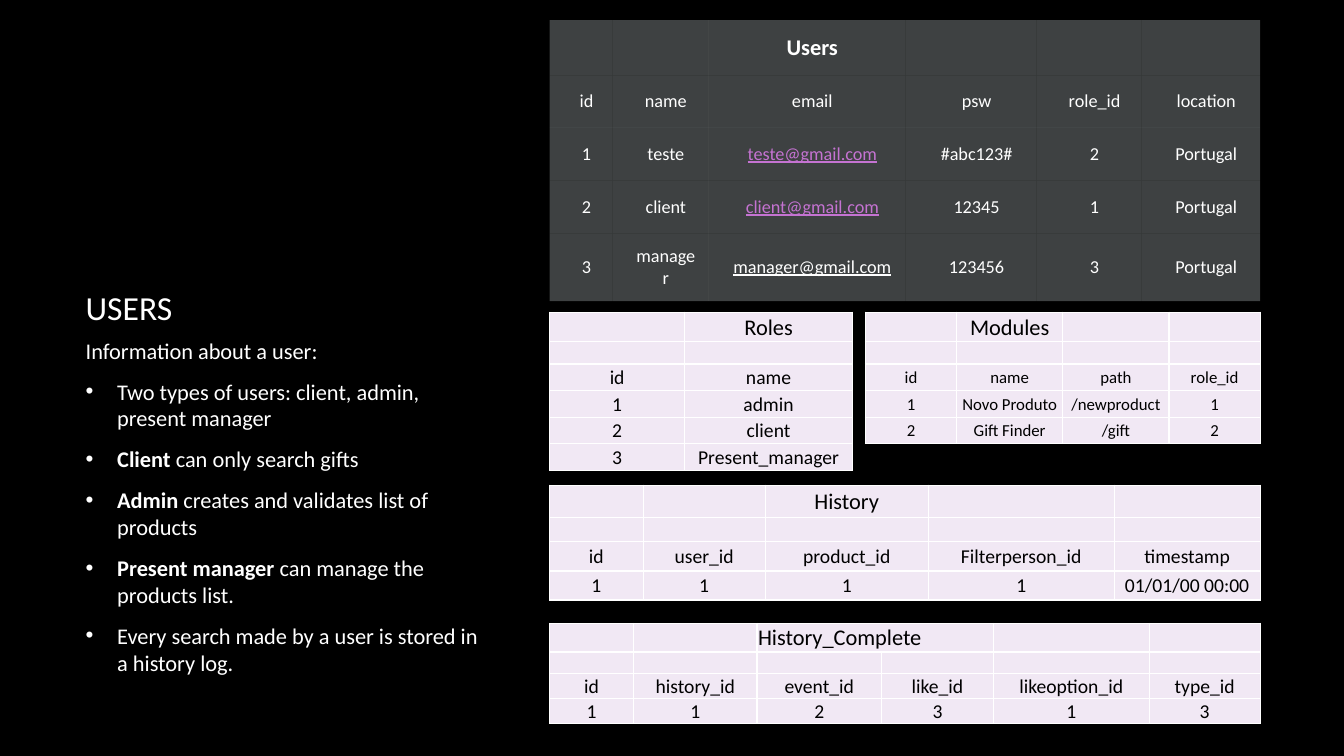
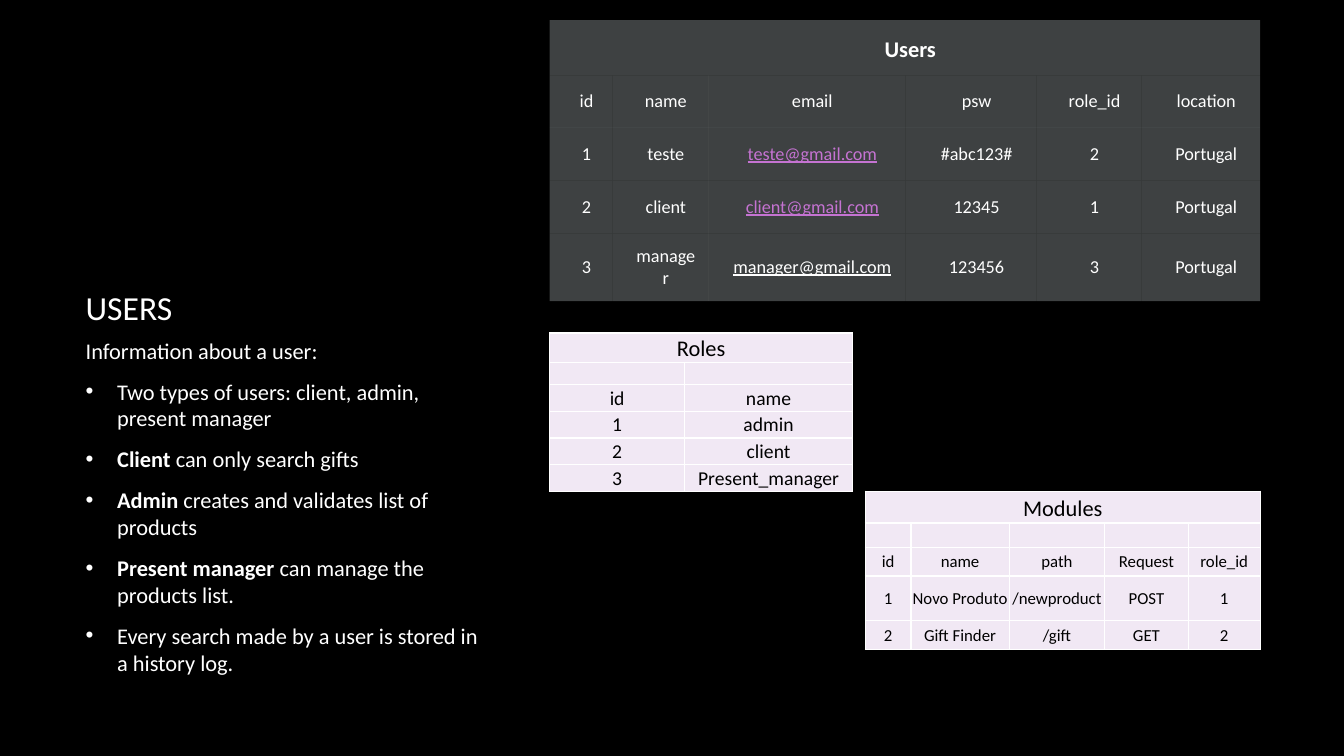
Before and after one commit to lmaia-22/gift_finder, a slide deck: slide 5 of DOCS/gift-finder.pptx. Drawn at 1344x756 pixels with LibreOffice and Linux fonts; fonts in the diff are those of the drawing; background and template pictures are left out. Boxes give left, top, right and bottom in pixels: in the first picture for what was removed or moved away, otherwise in the second. Text is boxed around its words. In the diff, an @@ line names an element or a change of style, - is before the commit and + after.

```diff
--- a/DOCS/gift-finder.pptx
+++ b/DOCS/gift-finder.pptx
@@ table at bbox=[549, 20, 1261, 300] @@
-row 1, column 1: 
+row 1, column 1: Users
-row 1, column 3: Users
+row 1, column 3: 
@@ table at bbox=[549, 333, 853, 493] @@
-row 1, column 1: 
+row 1, column 1: Roles
-row 1, column 2: Roles
+row 1, column 2: 
@@ table: place and size @@
-table at bbox=[549, 313, 853, 472]
+table at bbox=[549, 333, 853, 493]
@@ table removed at bbox=[549, 485, 1261, 600], 4 rows, 5 columns @@
- |  | History |  | 
- |  |  |  | 
-id | user_id | product_id | Filterperson_id | timestamp
-1 | 1 | 1 | 1 | 01/01/00 00:00
@@ table at bbox=[866, 491, 1261, 649] @@
-column 1, row 1: 
+column 1, row 1: Modules
-column 2, row 1: Modules
+column 2, row 1: 
+column 4:  |  | Request | POST | GET
@@ table: place and size @@
-table at bbox=[866, 313, 1259, 445]
+table at bbox=[866, 491, 1261, 649]
@@ table removed at bbox=[549, 624, 1260, 723], 4 rows, 6 columns @@
- |  | History_Complete |  |  | 
- |  |  |  |  | 
-id | history_id | event_id | like_id | likeoption_id | type_id
-1 | 1 | 2 | 3 | 1 | 3
```
Also in this commit, not shown: 10 other slides changed, 3 slides added, 1 slide removed, 1 other file.
